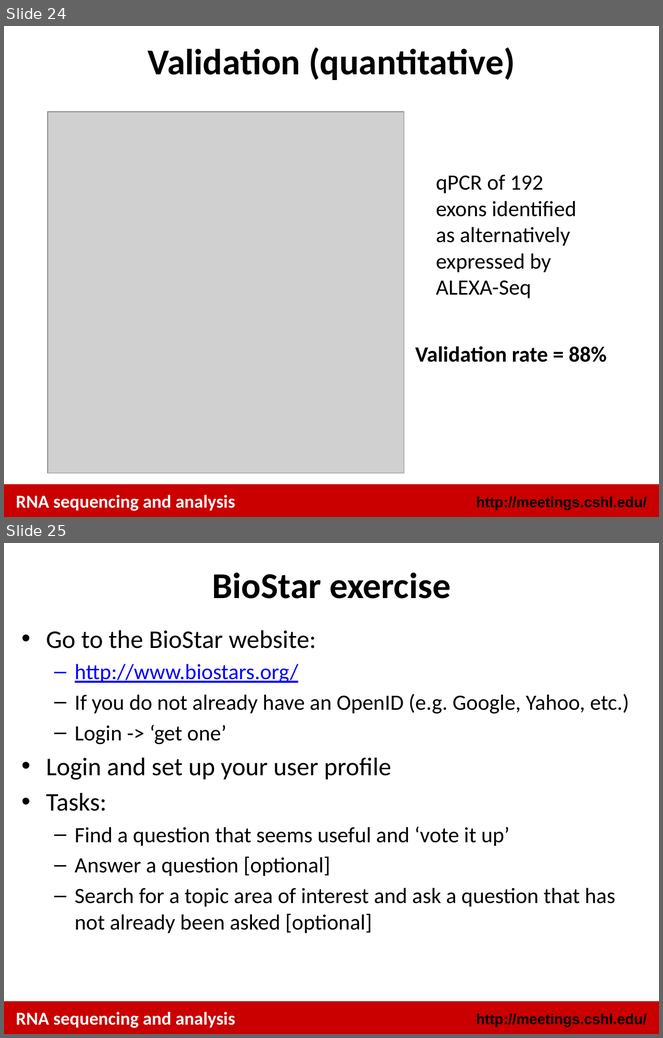
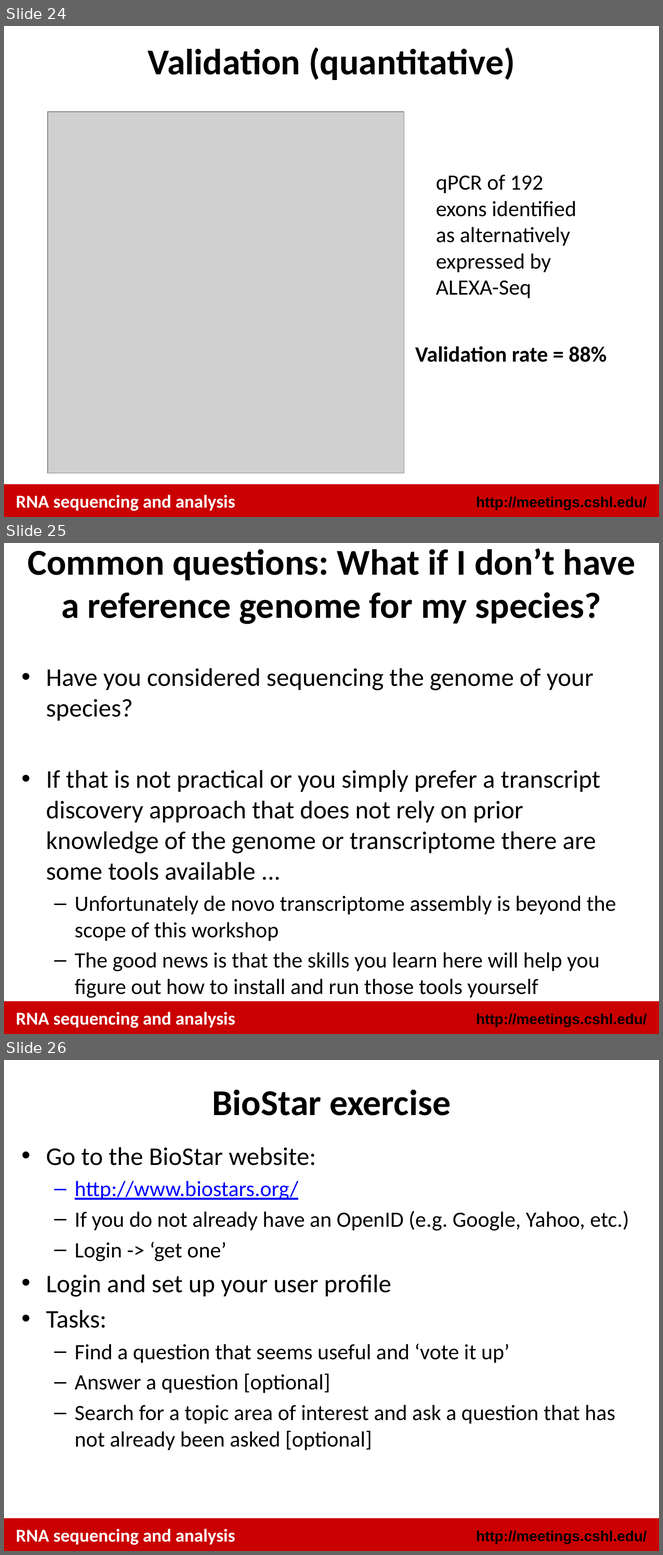
Before and after one commit to griffithlab/rnaseq_tutorial_wiki, a slide deck: LectureFiles/cshl/2014/RNASeq_Module2_Lecture.pptx. Shown one above the other, each under a label of ours: slides 24 and 25 before the commit, slides 24, 25 and 26 after it. The pictures are 663x1038 and 663x1555 pixels, drawn with LibreOffice and Linux fonts; fonts in the diff are those of the drawing; grey boxes stand for pictures. Boxes give left, top, right and bottom in pixels: in the first picture for what was removed or moved away, otherwise in the second. Text is boxed around its words. In the diff, an @@ line names an element or a change of style, - is before the commit and + after.

```diff
--- a/LectureFiles/cshl/2014/RNASeq_Module2_Lecture.pptx
+++ b/LectureFiles/cshl/2014/RNASeq_Module2_Lecture.pptx
@@ slide 25 added at bbox=[4, 543, 659, 1034], background #FFFFFF; not listed: 3 template elements that a slide beside it also shows @@
@@ title added at bbox=[27, 548, 636, 624], 40 pt, text #000000, bold @@
+Common questions: What if I don’t have a reference genome for my species?
@@ text added at bbox=[46, 668, 617, 999], 28 pt, text #000000 @@
+• Have you considered sequencing the genome of your species?
+• If that is not practical or you simply prefer a transcript discovery approach that does not rely on prior knowledge of the genome or transcriptome there are some tools available ...
+  – Unfortunately de novo transcriptome assembly is beyond the scope of this workshop
+  – The good news is that the skills you learn here will help you figure out how to install and run those tools yourself
@@ what was slide 25 is now slide 26 @@
```
Also in this commit, not shown: 1 other file.
